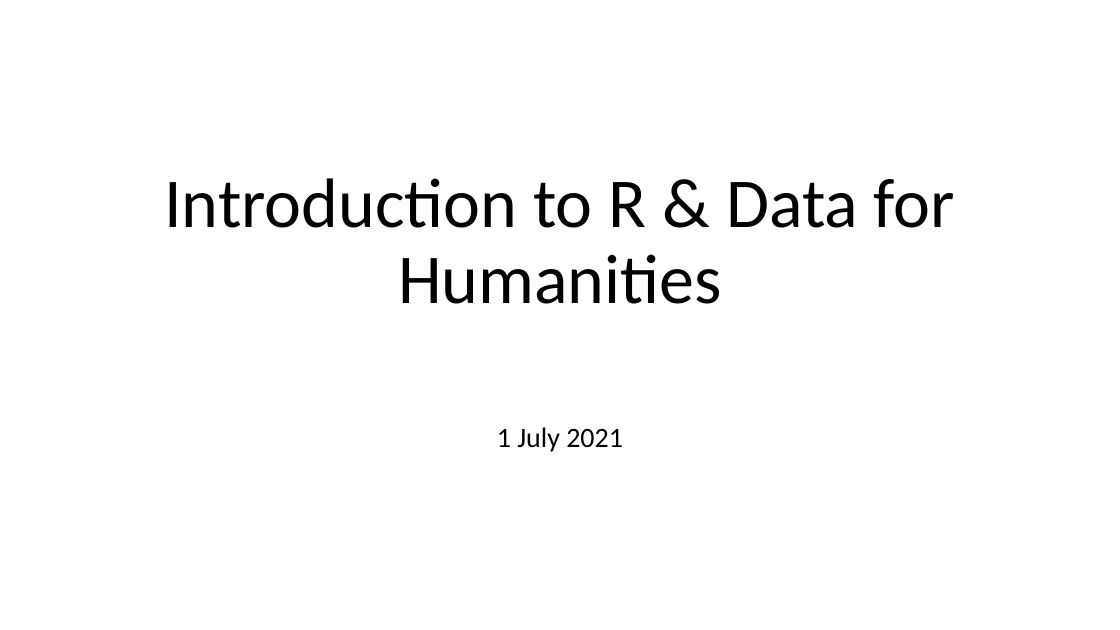
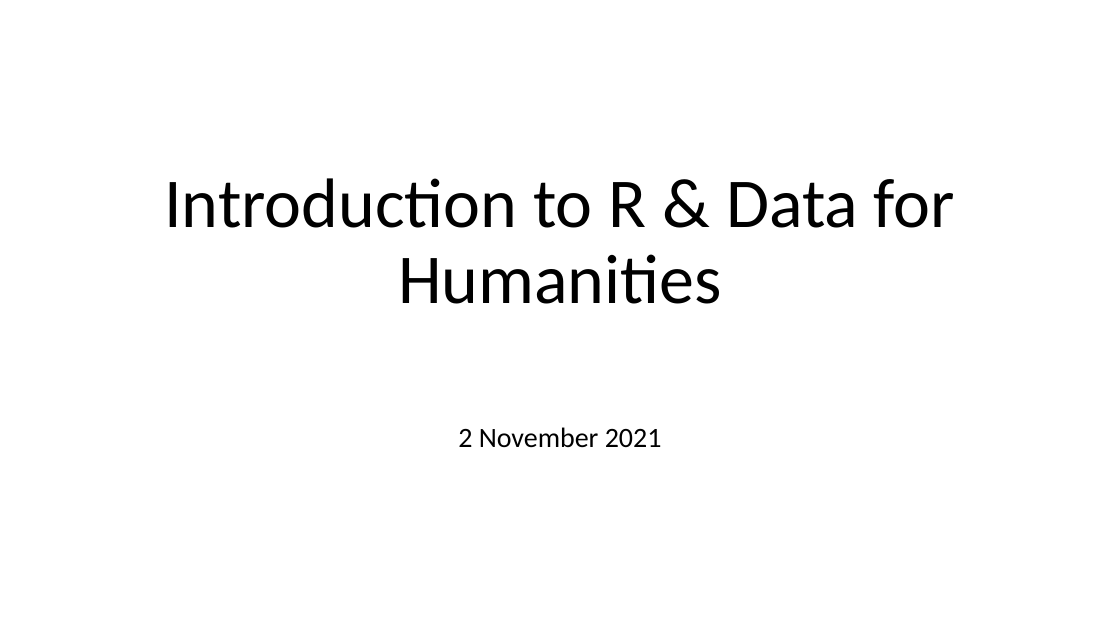
Before and after one commit to UtrechtUniversity/workshop-r-for-humanities, a slide deck: slide 1 of slides/pptx/0_introduction_slides.pptx. Drawn at 1120x630 pixels with LibreOffice and Linux fonts; fonts in the diff are those of the drawing. Boxes give left, top, right and bottom in pixels: in the first picture for what was removed or moved away, otherwise in the second. Text is boxed around its words. In the diff, an @@ line names an element or a change of style, - is before the commit and + after.

```diff
--- a/slides/pptx/0_introduction_slides.pptx
+++ b/slides/pptx/0_introduction_slides.pptx
@@ subtitle at box(458, 427, 662, 447): text changed @@
-1 July 2021
+2 November 2021
```
